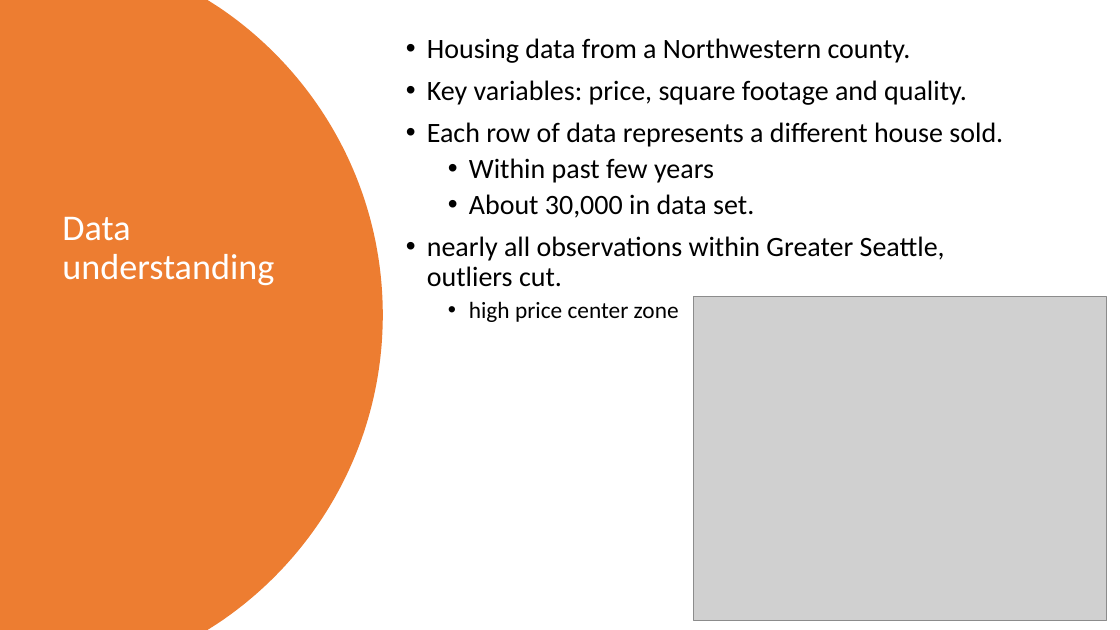
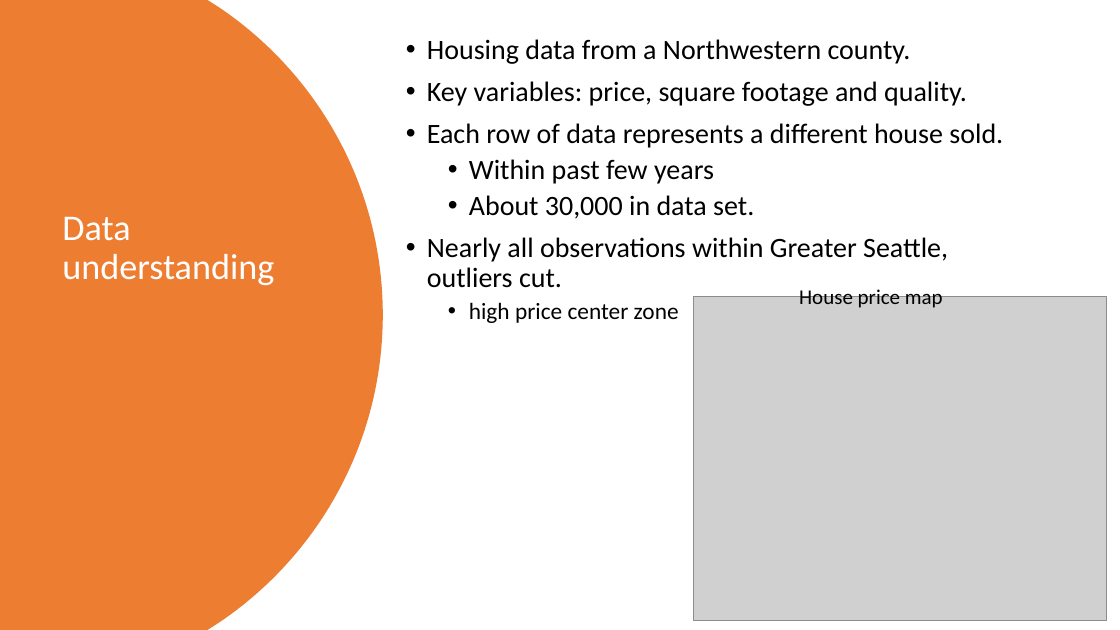
Before and after one commit to jmarksk/RealEstateProject2, a slide deck: slide 3 of Presentation_RealEstate.pptx. Drawn at 1120x630 pixels with LibreOffice and Linux fonts; fonts in the diff are those of the drawing; grey boxes stand for pictures. Boxes give left, top, right and bottom in pixels: in the first picture for what was removed or moved away, otherwise in the second. Text is boxed around its words. In the diff, an @@ line names an element or a change of style, - is before the commit and + after.

```diff
--- a/Presentation_RealEstate.pptx
+++ b/Presentation_RealEstate.pptx
@@ text at bbox=[427, 237, 948, 288]: text changed @@
-• nearly all observations within Greater Seattle, outliers cut.
+• Nearly all observations within Greater Seattle, outliers cut.
@@ text added at bbox=[799, 287, 943, 308], 18 pt, text #000000 @@
+House price map
```
Also in this commit, not shown: 2 other slides changed, 3 other files.
